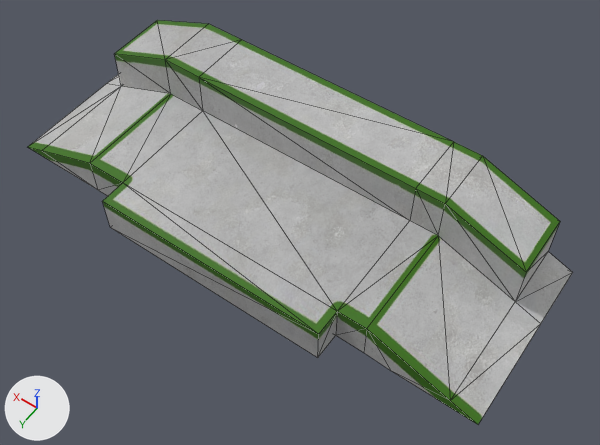
The OBJ model ProyectoFinal/Models/Rampa/Rampa1.obj as it was, and as the next commit left it.
The view is the same before and after, from a camera (50 mm lens) standing at (-6.07, 7.73, 11.5) and looking at (-0.66, 0.16, -0.4). The lights are fixed; the arrows at lower left show +X, +Y and +Z. Mesh edges are drawn as thin lines. Where no turn or scale is listed for an object, it has been applied to the vertices.

The first picture shows 'funbox'.
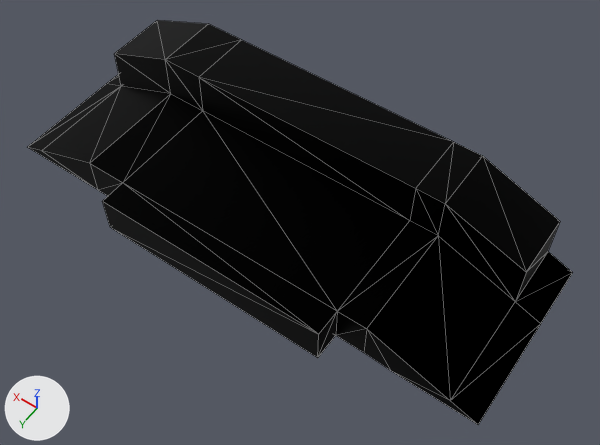
What changed in the scene script:
```text
Add img_defaultmaterial_normal_png:
    img_defaultmaterial_normal_png = load_image('DefaultMaterial_normal.png', 'DefaultMaterial_normal.png', 1024, 1024, 'sRGB')
Add mat_rampa1_defaultmaterial:
    mat_rampa1_defaultmaterial = bpy.data.materials.new('Rampa1:DefaultMaterial')
    # colours: black #000000
    # uses the picture img_defaultmaterial_normal_png
Change me_funbox:
    where me_funbox.from_pydata(...)  # 51 vertices, 83 faces; spans x -5.11..5.11, y -2.06..2.06, z -0.87..0.87
    remove me_funbox.materials.append(mat_defaultmaterial)  # picture img_defaultmaterial_albedo_jpg
    add me_funbox.materials.append(mat_rampa1_defaultmaterial)
```

Location of each change, [x1, y1, x2, y2] in pixels of the pictures (600 x 445 px):
'funbox', recoloured (grey to black): [28, 20, 573, 425] in both
